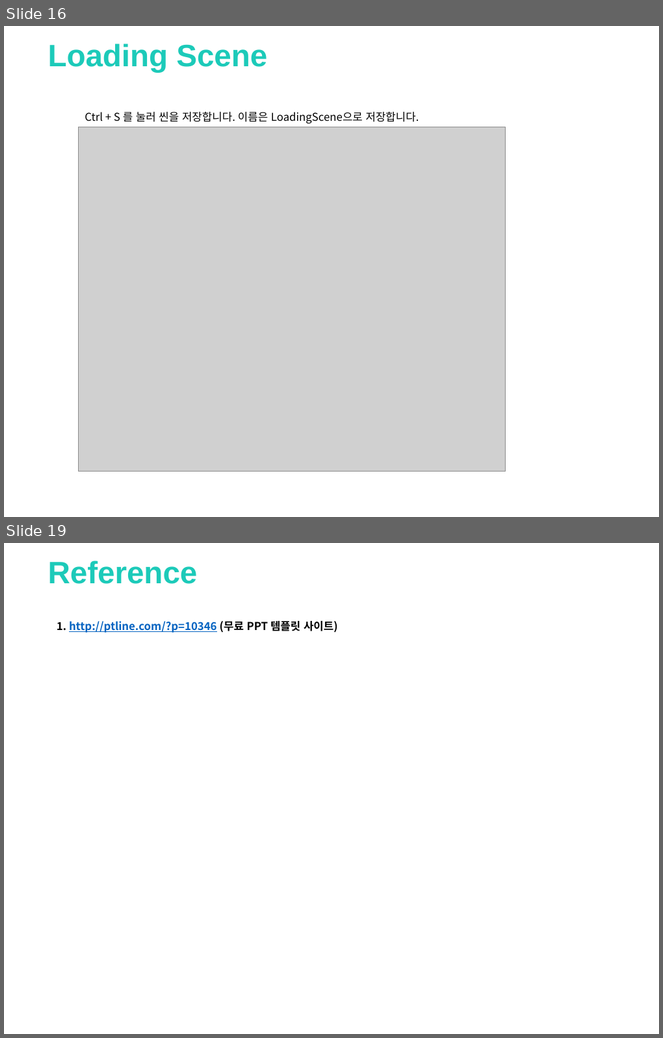
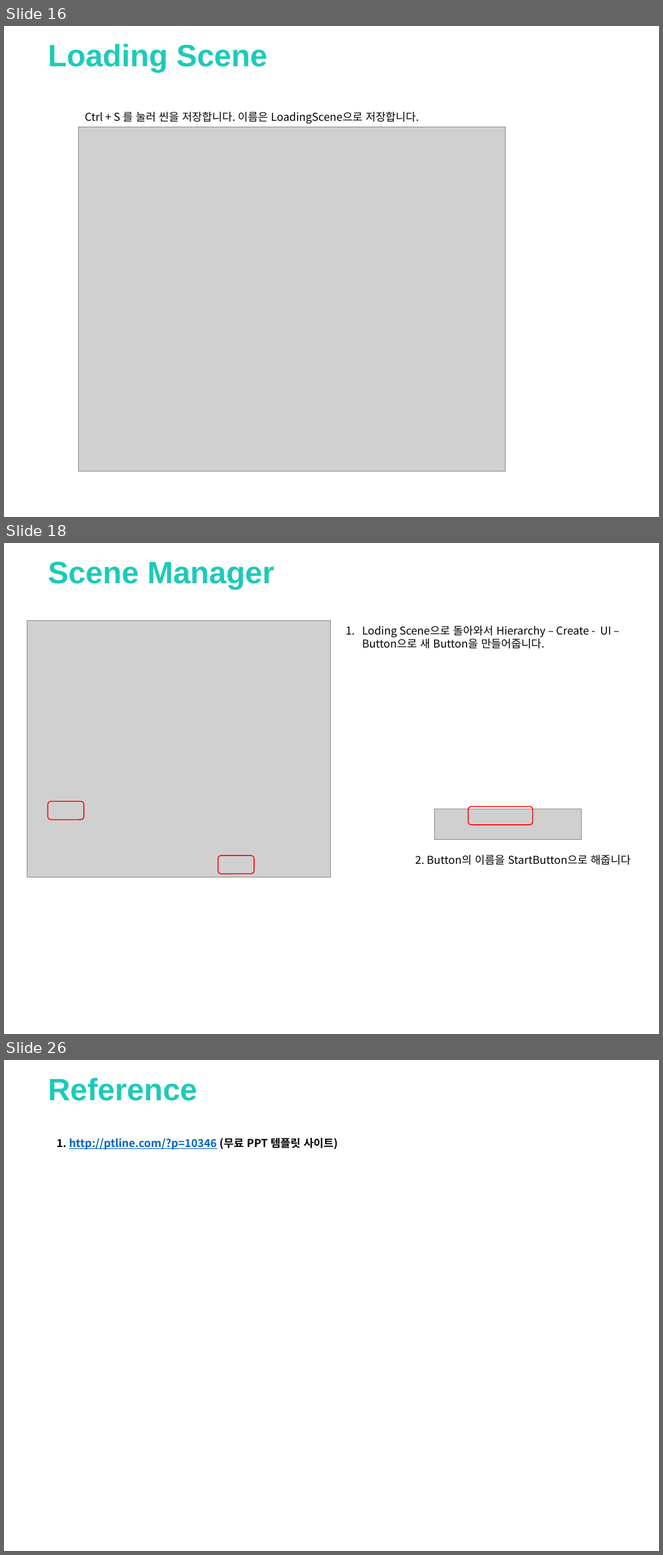
Before and after one commit to clianor/Unity-Final-Project, a slide deck: 기말과제.pptx. Shown one above the other, each under a label of ours: slides 16 and 19 before the commit, slides 16, 18 and 26 after it; the slides between them are not shown. The pictures are 663x1038 and 663x1555 pixels, drawn with LibreOffice and Linux fonts; fonts in the diff are those of the drawing; grey boxes stand for pictures; background and template pictures are left out. Boxes give left, top, right and bottom in pixels: in the first picture for what was removed or moved away, otherwise in the second. Text is boxed around its words. In the diff, an @@ line names an element or a change of style, - is before the commit and + after.

Commit message:
Loding Scene PPT Update

```diff
--- a/기말과제.pptx
+++ b/기말과제.pptx
@@ slide 18 added at (4,543,659,1034), background picture (left out) @@
@@ text added at (48,561,274,590), 34 pt, text #1CCAB9, bold @@
+Scene Manager
@@ picture added at (27,621,331,878) @@
@@ text added at (362,626,611,649), 12 pt, text #000000 @@
+1. Loding Scene으로 돌아와서 Hierarchy – Create - UI – Button으로 새 Button을 만들어줍니다.
@@ rounded rectangle added at (48,802,84,820), outline #FF0000 1 pt @@
@@ picture added at (434,809,581,840) @@
@@ rounded rectangle added at (469,807,532,825), outline #FF0000 1 pt @@
@@ rounded rectangle added at (218,856,254,874), outline #FF0000 1 pt @@
@@ text added at (415,855,631,865), 12 pt, text #000000 @@
+2. Button의 이름을 StartButton으로 해줍니다
@@ what was slide 19 is now slide 26 @@
```
Also in this commit, not shown: 8 other slides added, 2 slides removed, 25 other files.
